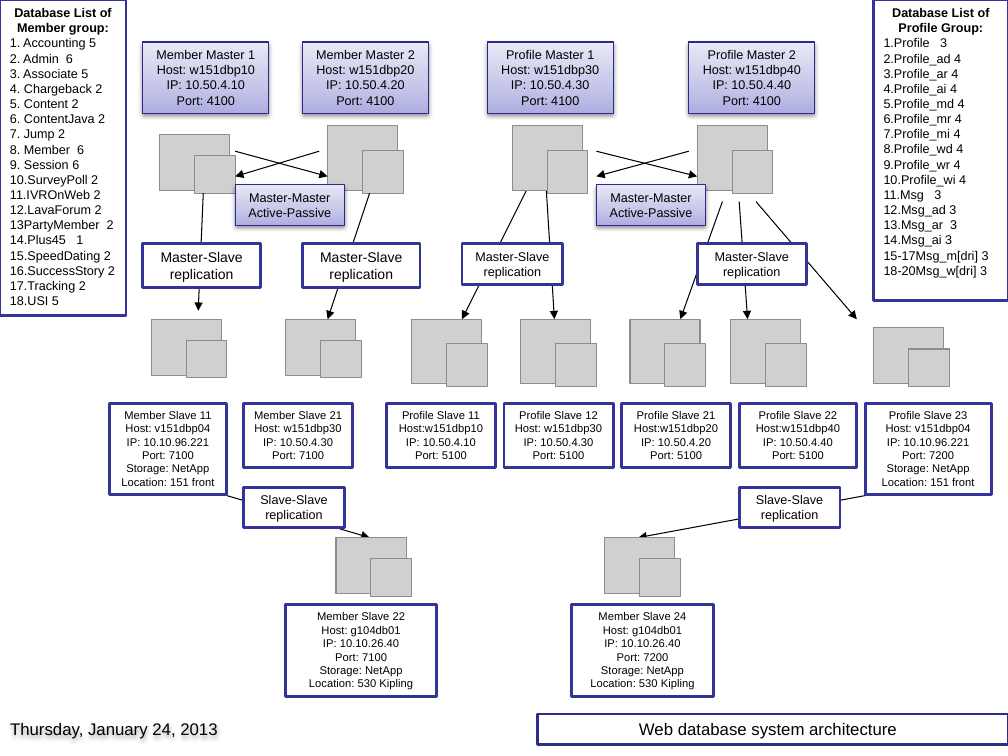
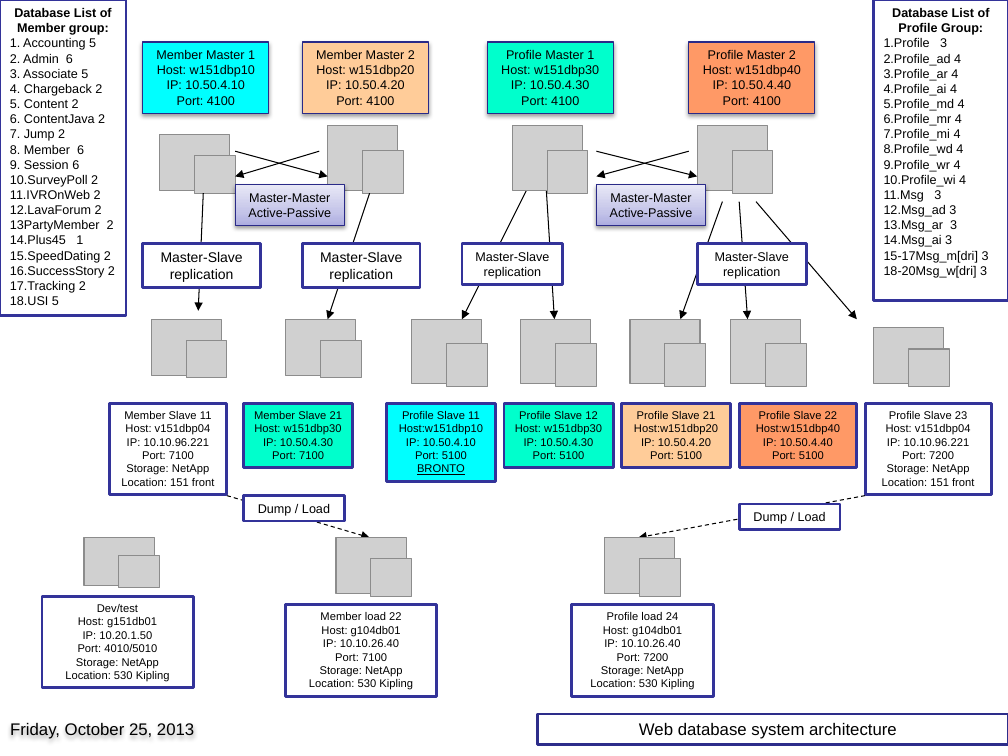
Before and after one commit to iJasonCui/big_database, a slide deck: slide 1 of MySQL/web database diagram MySQL.pptx. Drawn at 1008x756 pixels with LibreOffice and Linux fonts; fonts in the diff are those of the drawing; grey boxes stand for pictures. Boxes give left, top, right and bottom in pixels: in the first picture for what was removed or moved away, otherwise in the second. Text is boxed around its words. In the diff, an @@ line names an element or a change of style, - is before the commit and + after.

```diff
--- a/MySQL/web database diagram MySQL.pptx
+++ b/MySQL/web database diagram MySQL.pptx
@@ rectangle "Member Master 1" at [143, 42, 269, 114]: fill gradient #ADADE1 to #C6C6E9 to #E9E9F7 to #00FFFF @@
@@ rectangle "Member Master 2" at [302, 42, 428, 114]: fill gradient #ADADE1 to #C6C6E9 to #E9E9F7 to #FFCC99 @@
@@ rectangle "Profile Master 1" at [487, 42, 613, 114]: fill gradient #ADADE1 to #C6C6E9 to #E9E9F7 to #00FFCC @@
@@ rectangle "Profile Master 2" at [688, 42, 814, 114]: fill gradient #ADADE1 to #C6C6E9 to #E9E9F7 to #FF9966 @@
@@ rectangle "Member Slave 21" at [244, 403, 353, 468]: fill #FFFFFF to #00FFCC @@
@@ rectangle "Profile Slave 11": place and size @@
-rectangle "Profile Slave 11" at [386, 403, 495, 468]
+rectangle "Profile Slave 11" at [386, 403, 495, 481]
@@ rectangle "Profile Slave 11" at [386, 403, 495, 481]: fill #FFFFFF to #00FFFF @@
@@ rectangle "Profile Slave 12" at [504, 403, 613, 468]: fill #FFFFFF to #00FFCC @@
@@ rectangle "Profile Slave 21" at [622, 403, 731, 468]: fill #FFFFFF to #FFCC99 @@
@@ rectangle "Profile Slave 22" at [739, 403, 857, 468]: fill #FFFFFF to #FF9966 @@
@@ text in rectangle at [417, 464, 465, 475]: paragraph added @@
+BRONTO
@@ arrow (227, 496) - (370, 537): stroke #000000 0.75 pt to #000000 0.75 pt dashed @@
@@ rectangle "Dump / Load": place and size @@
-rectangle "Dump / Load" at [244, 487, 345, 527]
+rectangle "Dump / Load" at [244, 496, 345, 521]
@@ text in rectangle at [258, 504, 330, 516]: text changed @@
-Slave-Slave replication
+Dump / Load
@@ arrow (865, 496) - (638, 537): stroke #000000 0.75 pt to #000000 0.75 pt dashed @@
@@ rectangle "Dump / Load": place and size @@
-rectangle "Dump / Load" at [739, 487, 840, 527]
+rectangle "Dump / Load" at [739, 504, 840, 529]
@@ picture added at [84, 537, 153, 586] @@
@@ text in rectangle at [753, 512, 826, 524]: text changed @@
-Slave-Slave replication
+Dump / Load
@@ picture added at [119, 556, 159, 589] @@
@@ rectangle added at [42, 597, 194, 688], fill #FFFFFF, outline #333399 2 pt, 8 pt, text #000000 @@
+Dev/test
+Host: g151db01
+IP: 10.20.1.50
+Port: 4010/5010
+Storage: NetApp
+Location: 530 Kipling
@@ text in rectangle at [320, 612, 401, 620]: text changed @@
-Member Slave 22
+Member load 22
@@ text in rectangle at [607, 612, 678, 620]: text changed @@
-Member Slave 24
+Profile load 24
@@ text at [10, 723, 194, 739]: text changed @@
-Thursday, January 24, 2013
+Friday, October 25, 2013
```
Also in this commit, not shown: 35 other files.
